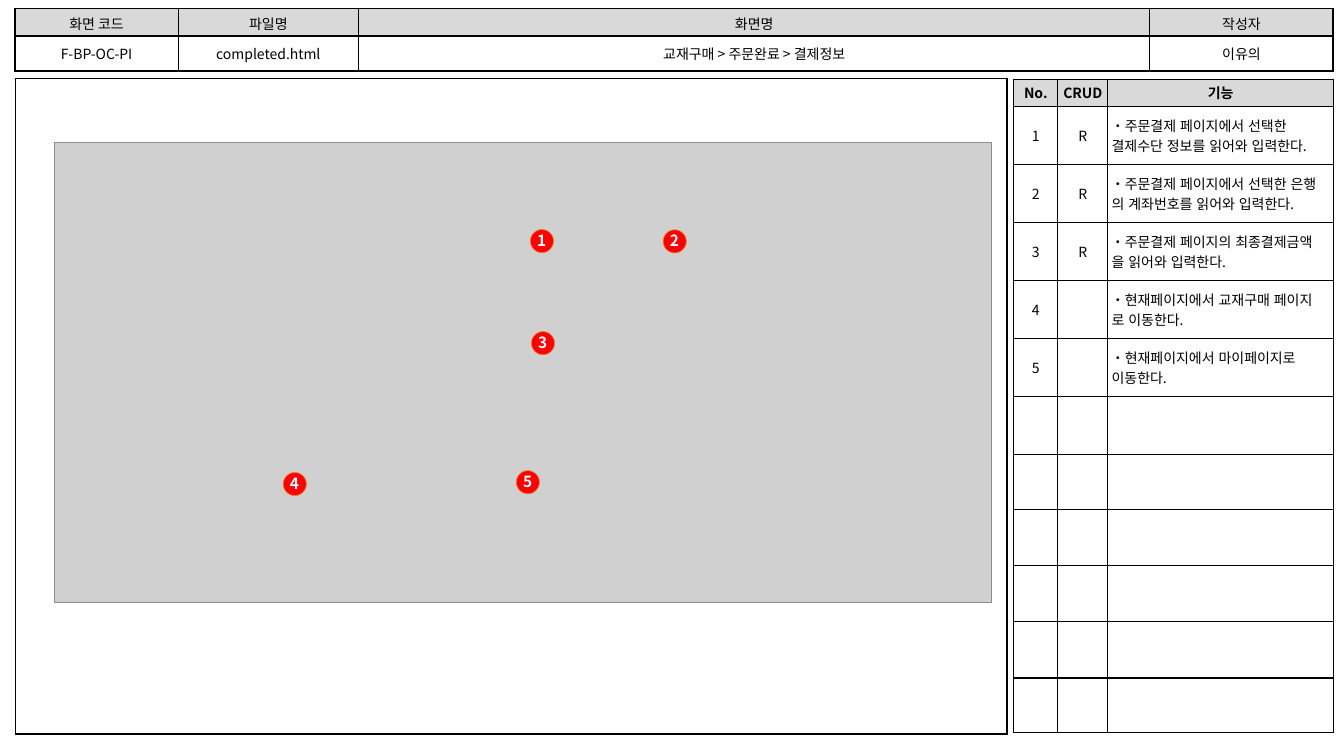
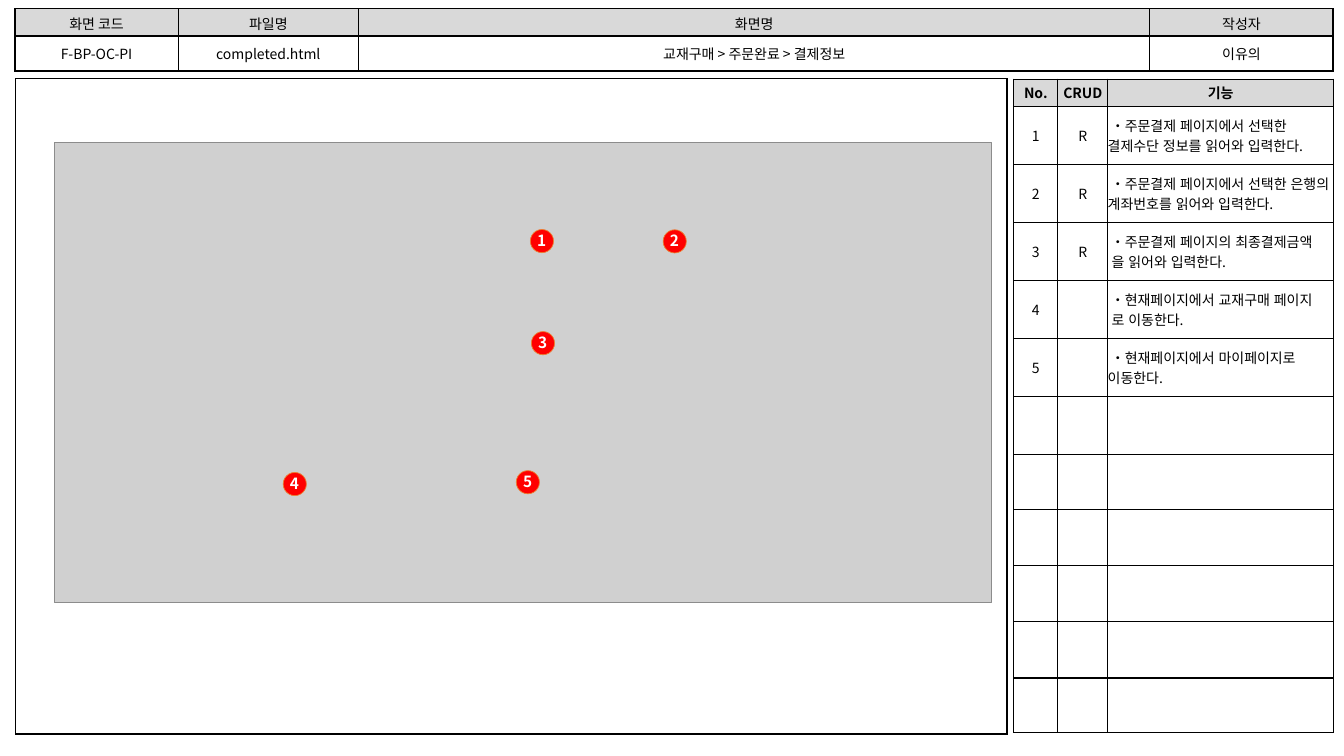
Before and after one commit to index506/cosmo6th_3thGroup, a slide deck: slide 9 of 3rd_Project/Member/Lee/기능,화면,테스트 문서/3th_Project_화면 설계도(이유의).pptx. Drawn at 1344x756 pixels with LibreOffice and Linux fonts; fonts in the diff are those of the drawing; grey boxes stand for pictures. Boxes give left, top, right and bottom in pixels: in the first picture for what was removed or moved away, otherwise in the second. Text is boxed around its words. In the diff, an @@ line names an element or a change of style, - is before the commit and + after.

```diff
--- a/3rd_Project/Member/Lee/기능,화면,테스트 문서/3th_Project_화면 설계도(이유의).pptx
+++ b/3rd_Project/Member/Lee/기능,화면,테스트 문서/3th_Project_화면 설계도(이유의).pptx
@@ table at bbox=[1014, 80, 1335, 733] @@
-row 2, column 3: ・주문결제 페이지에서 선택한 / 결제수단 정보를 읽어와 입력한다.
+row 2, column 3: ・주문결제 페이지에서 선택한 결제수단 정보를 읽어와 입력한다.
-row 3, column 3: ・주문결제 페이지에서 선택한 은행 / 의 계좌번호를 읽어와 입력한다.
+row 3, column 3: ・주문결제 페이지에서 선택한 은행의 계좌번호를 읽어와 입력한다.
-row 6, column 3: ・현재페이지에서 마이페이지로 / 이동한다.
+row 6, column 3: ・현재페이지에서 마이페이지로 이동한다.
```
Also in this commit, not shown: 8 other slides changed, 7 other files.
